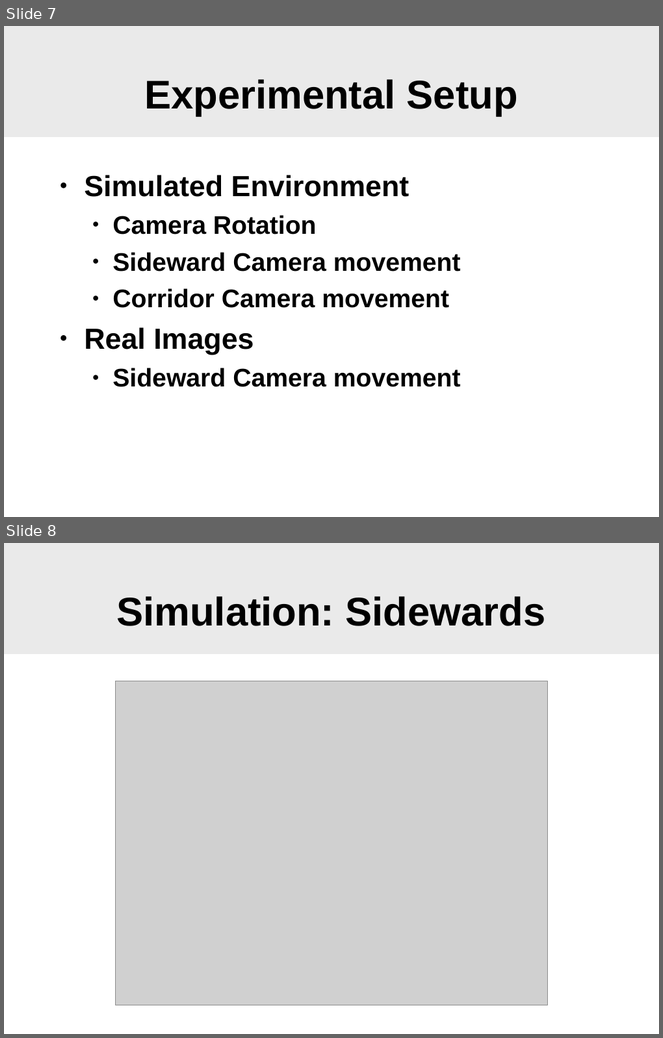
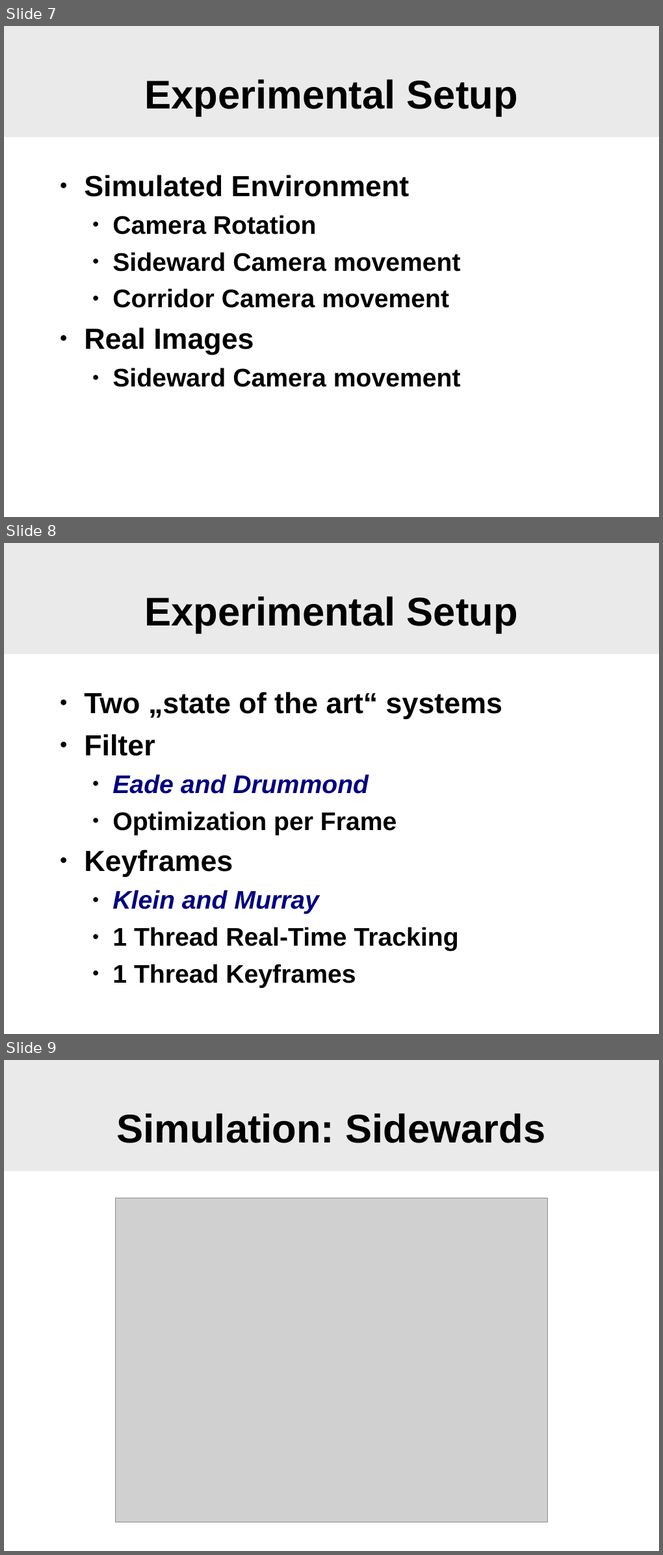
Before and after one commit to SgtPepper123/ICP_3dPhoto, a slide deck: slam/WhyFilter.odp. Shown one above the other, each under a label of ours: slides 7 and 8 before the commit, slides 7, 8 and 9 after it. The pictures are 663x1038 and 663x1555 pixels, drawn with LibreOffice and Linux fonts; fonts in the diff are those of the drawing; grey boxes stand for pictures; background and template pictures are left out. Boxes give left, top, right and bottom in pixels: in the first picture for what was removed or moved away, otherwise in the second. Text is boxed around its words. In the diff, an @@ line names an element or a change of style, - is before the commit and + after.

```diff
--- a/slam/WhyFilter.odp
+++ b/slam/WhyFilter.odp
@@ slide 8 added at <box>4,543,659,1034</box>, background #FFFFFF; not listed: 1 template element that a slide beside it also shows @@
@@ title added at <box>144,596,518,633</box>, 44 pt, text #000000, bold @@
+Experimental Setup
@@ text added at <box>84,692,503,988</box>, 28 pt, text #000000, bold @@
+● Two „state of the art“ systems
+● Filter
+  ● Eade and Drummond
+  ● Optimization per Frame
+● Keyframes
+  ● Klein and Murray
+  ● 1 Thread Real-Time Tracking
+  ● 1 Thread Keyframes
@@ what was slide 8 is now slide 9 @@
```
Also in this commit, not shown: 3 slides changed, 2 other slides added, 1 slide removed.
